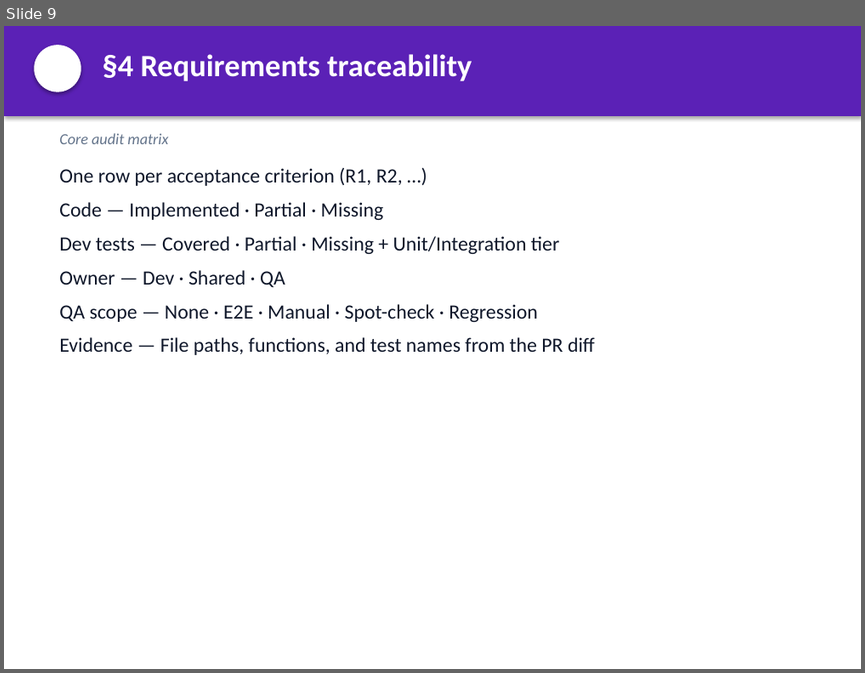
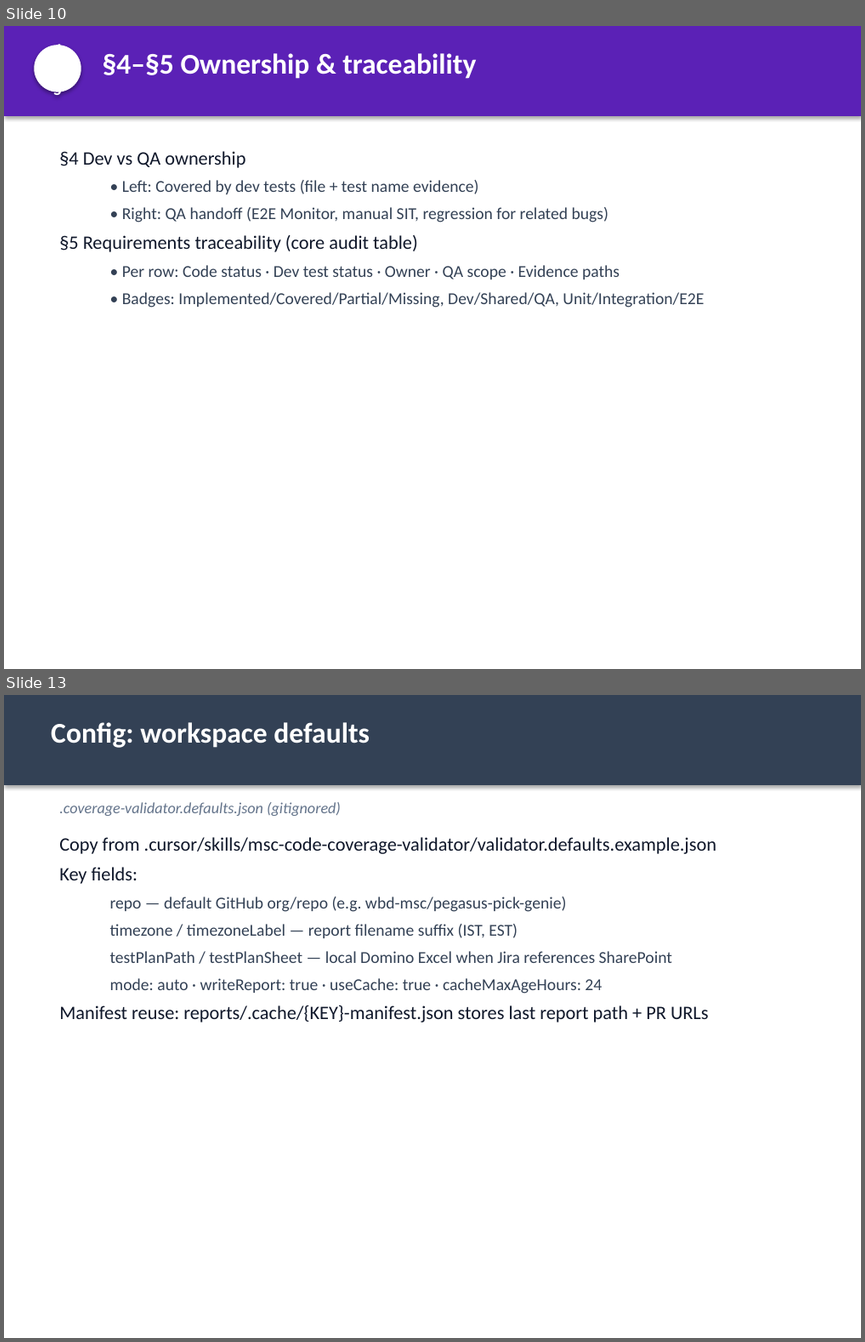
Before and after one commit to mgunjal11/pegasus-qa-agents-lab-copy, a slide deck: docs/MSC-Code-Coverage-Validator-Guide.pptx. Shown one above the other, each under a label of ours: slide 9 before the commit, slides 10 and 13 after it; the slides between them are not shown. The pictures are 865x673 and 865x1342 pixels, drawn with LibreOffice and Linux fonts; fonts in the diff are those of the drawing. Boxes give left, top, right and bottom in pixels: in the first picture for what was removed or moved away, otherwise in the second. Text is boxed around its words. In the diff, an @@ line names an element or a change of style, - is before the commit and + after.

```diff
--- a/docs/MSC-Code-Coverage-Validator-Guide.pptx
+++ b/docs/MSC-Code-Coverage-Validator-Guide.pptx
@@ slide 13 added at box(4, 695, 861, 1338), background #FFFFFF @@
@@ rectangle added at box(4, 695, 861, 785), fill #334155 @@
@@ text added at box(51, 722, 370, 748), 24 pt, text #FFFFFF, bold @@
+Config: workspace defaults
@@ text added at box(59, 802, 341, 816), 13 pt, text #64748B, italic @@
+.coverage-validator.defaults.json (gitignored)
@@ text added at box(59, 837, 716, 1022), 14 pt, text #334155 @@
+Copy from .cursor/skills/msc-code-coverage-validator/validator.defaults.example.json
+Key fields:
+  repo — default GitHub org/repo (e.g. wbd-msc/pegasus-pick-genie)
+  timezone / timezoneLabel — report filename suffix (IST, EST)
+  testPlanPath / testPlanSheet — local Domino Excel when Jira references SharePoint
+  mode: auto · writeReport: true · useCache: true · cacheMaxAgeHours: 24
+Manifest reuse: reports/.cache/{KEY}-manifest.json stores last report path + PR URLs
@@ what was slide 9 is now slide 10 @@
@@ slide 10 changed as well @@
@@ text in ellipse at box(53, 41, 62, 100): text added @@
+4–5
@@ text at box(103, 53, 476, 79): text changed; size 26 to 24 pt @@
-§4 Requirements traceability
+§4–§5 Ownership & traceability
@@ text at box(59, 151, 704, 307): text changed; size 17 to 14 pt; text colour #0F172A to #334155 @@
-One row per acceptance criterion (R1, R2, …)
-Code — Implemented · Partial · Missing
-Dev tests — Covered · Partial · Missing + Unit/Integration tier
-Owner — Dev · Shared · QA
-QA scope — None · E2E · Manual · Spot-check · Regression
-Evidence — File paths, functions, and test names from the PR diff
+§4 Dev vs QA ownership
+  • Left: Covered by dev tests (file + test name evidence)
+  • Right: QA handoff (E2E Monitor, manual SIT, regression for related bugs)
+§5 Requirements traceability (core audit table)
+  • Per row: Code status · Dev test status · Owner · QA scope · Evidence paths
+  • Badges: Implemented/Covered/Partial/Missing, Dev/Shared/QA, Unit/Integration/E2E
@@ text removed at box(59, 133, 168, 144) @@
-Core audit matrix
```
Also in this commit, not shown: 6 other slides changed, 8 other slides added, 5 slides removed, 2 other files.
